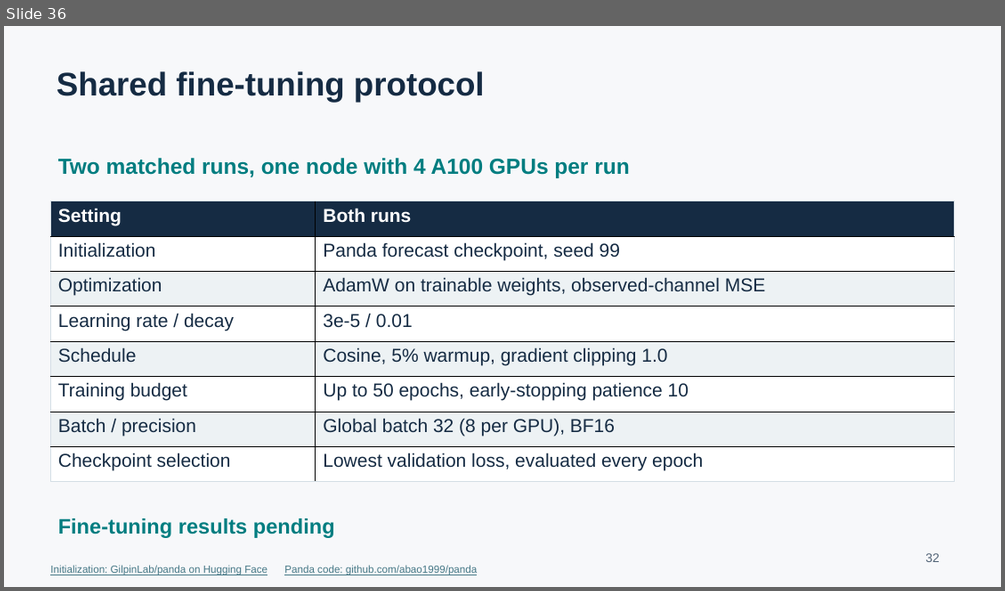
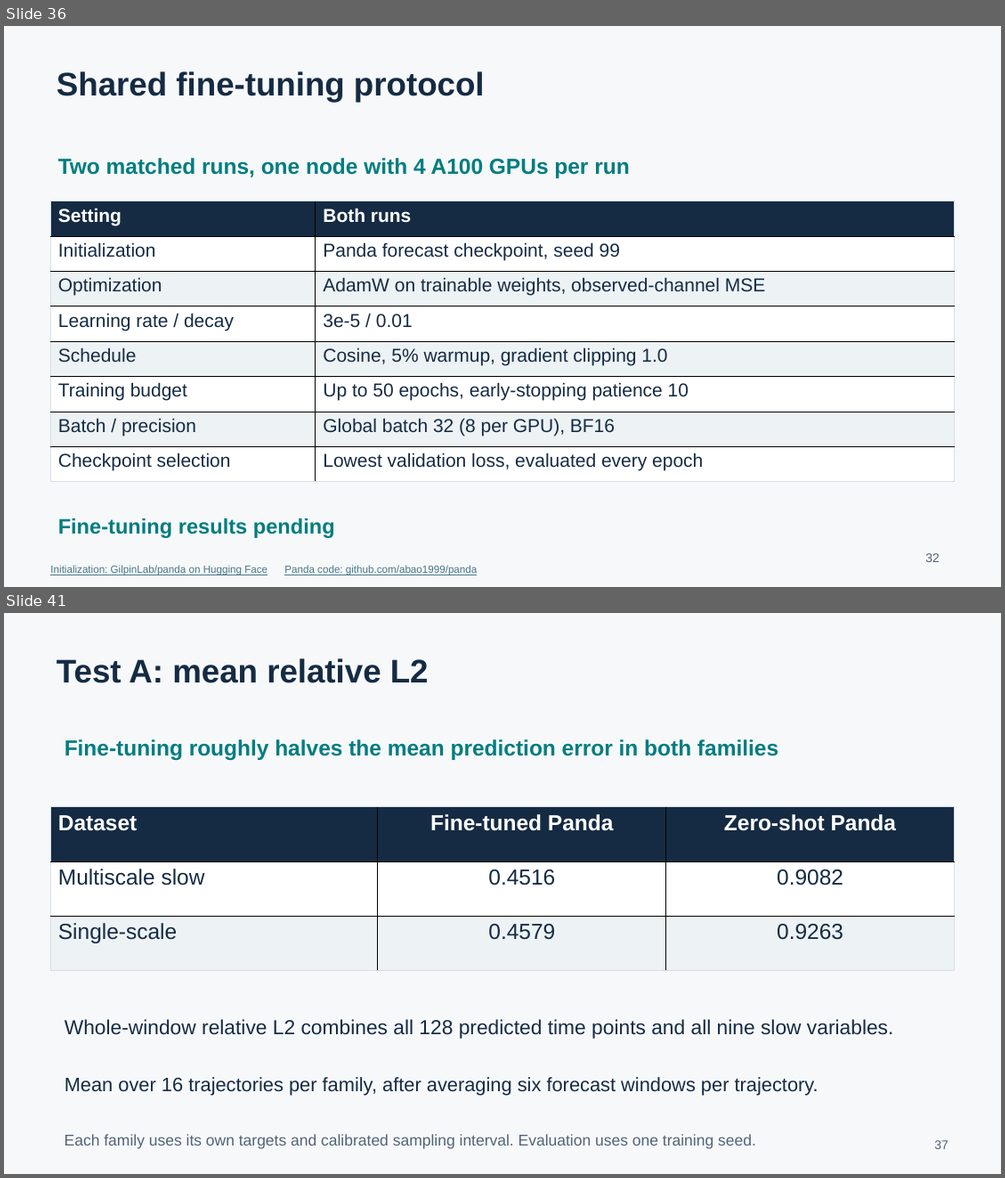
Before and after one commit to yzheng-ee/MultiscaleDynamicsAI, a slide deck: presentation.pptx. Shown one above the other, each under a label of ours: slide 36 before the commit, slides 36 and 41 after it; the slides between them are not shown. The pictures are 1005x591 and 1005x1178 pixels, drawn with LibreOffice and Linux fonts; fonts in the diff are those of the drawing. Boxes give left, top, right and bottom in pixels: in the first picture for what was removed or moved away, otherwise in the second. Text is boxed around its words. In the diff, an @@ line names an element or a change of style, - is before the commit and + after.

```diff
--- a/presentation.pptx
+++ b/presentation.pptx
@@ slide 41 added at (4,613,1001,1174), background #F7F8FA @@
@@ text added at (57,658,429,683), 31.5 pt, text #152B43, bold @@
+Test A: mean relative L2
@@ text added at (65,739,778,761), 21 pt, text #007D80, bold @@
+Fine-tuning roughly halves the mean prediction error in both families
@@ table added at (50,807,954,971), 3 rows, 3 columns @@
+Dataset | Fine-tuned Panda | Zero-shot Panda
+Multiscale slow | 0.4516 | 0.9082
+Single-scale | 0.4579 | 0.9263
@@ text added at (65,1019,893,1038), 19.5 pt, text #152B43 @@
+Whole-window relative L2 combines all 128 predicted time points and all nine slow variables.
@@ text added at (65,1077,818,1095), 18.8 pt, text #152B43 @@
+Mean over 16 trajectories per family, after averaging six forecast windows per trajectory.
@@ text added at (65,1134,756,1149), 15 pt, text #526477 @@
+Each family uses its own targets and calibrated sampling interval. Evaluation uses one training seed.
@@ text added at (934,1140,948,1149), 12 pt, text #526477 @@
+37
```
Also in this commit, not shown: 7 other slides added, 5 other files.
